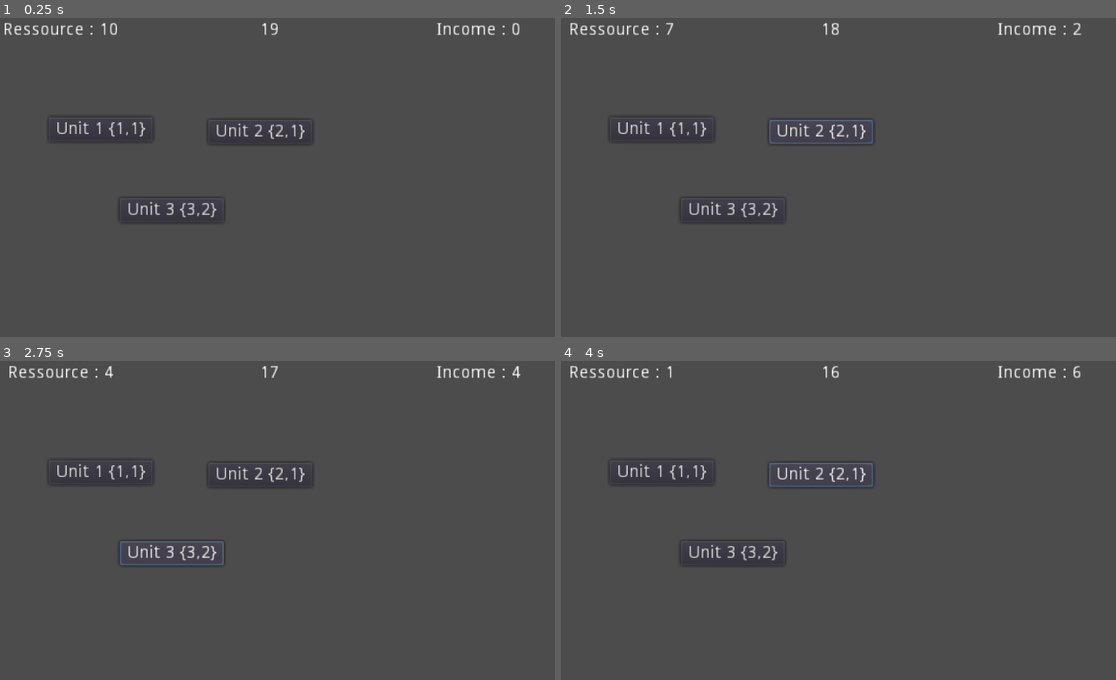
Above: before the commit, frames 1-4 (two rows, left to right).
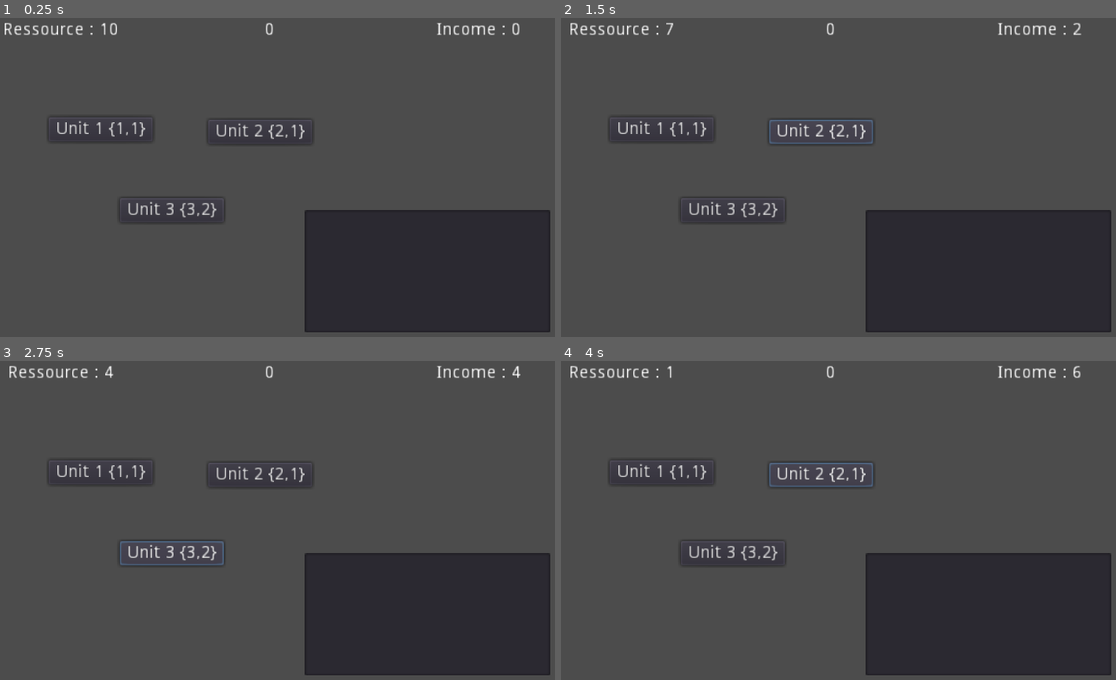
Above: after the commit, the same moments.

Repository: tducasse/poc-turn-based
Game: Godot game, scene res://Scenes/Sample.tscn
The game is run twice, just before and just after one commit, with the same random seed, the same clock (stepped at 60 frames per second) and the same inputs.
Inputs:
- Up to frame 1 (0.25 s): no input
- Up to frame 2 (1.5 s): click "Unit 1 {1,1}" at 0.5 s; click "Unit 2 {2,1}" at 1.25 s
- Up to frame 3 (2.75 s): click "Unit 3 {3,2}" at 2 s
- Up to frame 4 (4 s): click "Unit 1 {1,1}" at 2.75 s; click "Unit 2 {2,1}" at 3.5 s

The runs differ from the first frame. In frame 1, 17% of the frame differs, in the area x 47-100%, y 1-99%; in frame 2, 17%; in frame 3, 17%; in frame 4, 17%.

Commit message:
Timer start on begin signal from server

Diff:
--- a/Scenes/EchoClient.gd
+++ b/Scenes/EchoClient.gd
@@ -7,6 +7,8 @@
 var _client = WebSocketClient.new()
 
 onready var chat = $Chat
+
+signal on_start_game()
 
 func _ready():
 	# Connect base signals to get notified of connection open, close, and errors.
@@ -57,6 +59,9 @@
 	match type:
 		"new-message":
 			add_new_messages(payload)
+		"begin":
+			add_new_messages("Starting game")
+			start_game()
 		_:
 			print(type + ": not supported")
 
@@ -74,3 +79,6 @@
 	print(messages)
 	for message in messages:
 		add_new_message(message)
+
+func start_game():
+	emit_signal("on_start_game")
--- a/Scenes/EchoClient.tscn
+++ b/Scenes/EchoClient.tscn
@@ -6,6 +6,9 @@
 margin_right = 200.0
 margin_bottom = 100.0
 script = ExtResource( 1 )
+__meta__ = {
+"_edit_use_anchors_": false
+}
 
 [node name="Chat" type="TextEdit" parent="."]
 margin_right = 200.0
--- a/Scenes/Sample.gd
+++ b/Scenes/Sample.gd
@@ -3,11 +3,13 @@
 
 onready var shop := $Shop
 onready var UI := $UIContainer
+onready var serverControl := $Control
 
 
 # Called when the node enters the scene tree for the first time.
 func _ready():
 	var _shopConnection = shop.connect("on_unit_pressed", UI, "on_ressource_spent")
+	var _startGameConnection = serverControl.connect("on_start_game", UI, "start_prepTimer")
 
 
 # Called every frame. 'delta' is the elapsed time since the previous frame.
--- a/Scenes/Sample.tscn
+++ b/Scenes/Sample.tscn
@@ -1,12 +1,19 @@
-[gd_scene load_steps=4 format=2]
+[gd_scene load_steps=5 format=2]
 
 [ext_resource path="res://Shop/Shop.tscn" type="PackedScene" id=1]
 [ext_resource path="res://UI/UI.tscn" type="PackedScene" id=2]
 [ext_resource path="res://Scenes/Sample.gd" type="Script" id=3]
+[ext_resource path="res://Scenes/EchoClient.tscn" type="PackedScene" id=4]
 
-[node name="Node2D" type="Node2D"]
+[node name="Game" type="Node2D"]
 script = ExtResource( 3 )
 
 [node name="UIContainer" parent="." instance=ExtResource( 2 )]
 
 [node name="Shop" parent="." instance=ExtResource( 1 )]
+
+[node name="Control" parent="." instance=ExtResource( 4 )]
+margin_left = 287.0
+margin_top = 164.0
+margin_right = 487.0
+margin_bottom = 264.0
--- a/UI/UI.gd
+++ b/UI/UI.gd
@@ -51,6 +51,10 @@
 	prepTimerLabel.bbcode_text = "[center]%d[/center]" % prepTimer.time_left
 
 
+func start_prepTimer():
+	prepTimer.start()
+
+
 func _on_PrepTimer_timeout():
 	earn_income()
 	prepTimer.start()
--- a/UI/UI.tscn
+++ b/UI/UI.tscn
@@ -47,7 +47,6 @@
 
 [node name="PrepTimer" type="Timer" parent="MarginContainer/TopLine/PrepTimerLabel"]
 wait_time = 20.0
-autostart = true
 
 [node name="IncomeLabel" type="RichTextLabel" parent="MarginContainer/TopLine"]
 margin_left = 340.0
